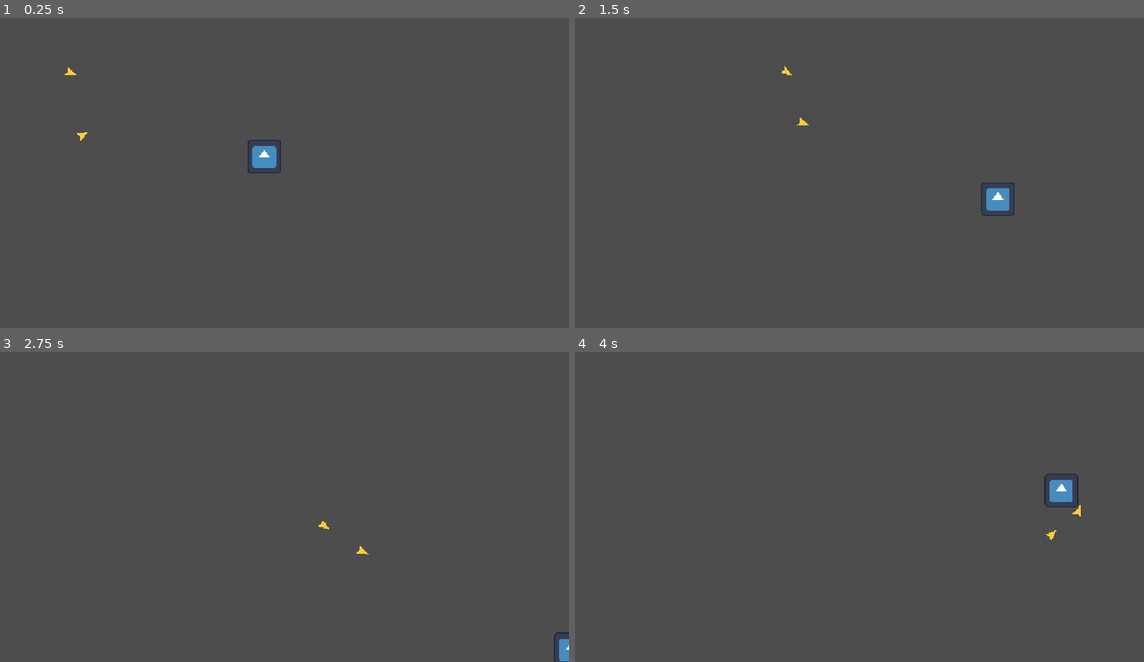
Above: before the commit, frames 1-4 (two rows, left to right).
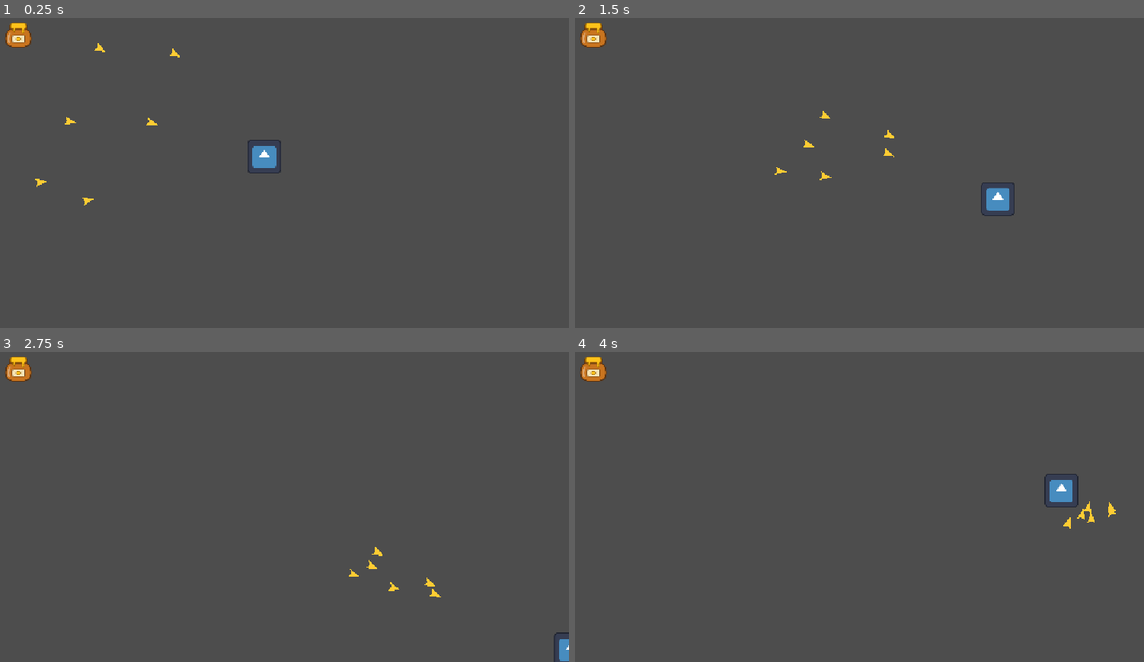
Above: after the commit, the same moments.

Repository: sven-simonsen/bee-game
Game: Godot game, scene res://main.tscn
The game is run twice, just before and just after one commit, with the same random seed, the same clock (stepped at 60 frames per second) and the same inputs. The engine's default icon, where the game draws it, is replaced by a stand-in: a white triangle on a blue panel in a dark square.
Inputs:
- Up to frame 1 (0.25 s): no input
- Up to frame 2 (1.5 s): hold Right (ui_right) 0.53-1.28 s; tap I at 0.6, 1.35 s; hold Down (ui_down) from 1.28 s (still down)
- Up to frame 3 (2.75 s): release Down (ui_down) at 2.03 s; hold Right (ui_right) from 2.03 s (still down); tap I at 2.1 s
- Up to frame 4 (4 s): release Right (ui_right) at 2.78 s; hold Up (ui_up) 2.78-3.53 s; tap I at 2.85, 3.6 s; hold Left (ui_left) from 3.53 s (still down)

The runs differ from the first frame. In frame 1, 0.5% of the frame differs, in the area x 0-32%, y 1-61%; in frame 2, 0.5%; in frame 3, 0.5%, in the area x 0-78%, y 1-80%; in frame 4, 0.5%.

Commit message:
wasd control and bees as scenes

Diff:
--- a/bee.gd
+++ b/bee.gd
@@ -1,6 +1,7 @@
 class_name Bee
 extends Node2D
 
+## Overrides the flock's target when set.
 @export var target: Node2D
 @export var max_speed := 250.0
 @export var max_turn_rate := 2.0
@@ -21,8 +22,9 @@
 
 
 func _process(delta):
-	if target:
-		velocity += SeekAlgo.steer(flock.seek_mode, self, target, delta)
+	var goal := target if target else flock.target
+	if goal:
+		velocity += SeekAlgo.steer(flock.seek_mode, self, goal, delta)
 	position += velocity * delta
 	if velocity.length_squared() > 1.0:
 		rotation = velocity.angle()
--- /dev/null
+++ b/bee_1.tscn
@@ -0,0 +1,12 @@
+[gd_scene format=3 uid="uid://hwyvtyx0pwvu"]
+
+[ext_resource type="Script" uid="uid://bs8ipaumd0c51" path="res://bee.gd" id="1_heh20"]
+
+[node name="Bee1" type="Node2D" unique_id=1011975645 node_paths=PackedStringArray("target") groups=["bees"]]
+script = ExtResource("1_heh20")
+target = NodePath("")
+
+[node name="Arrow" type="Polygon2D" parent="." unique_id=249829487]
+position = Vector2(-1, 0)
+color = Color(1, 0.8, 0.2, 1)
+polygon = PackedVector2Array(14, 0, -8, -8, -4, 0, -8, 8)
--- a/flock.gd
+++ b/flock.gd
@@ -1,5 +1,7 @@
 class_name Flock
 extends Node2D
 
+## Target for bees that have no target of their own.
+@export var target: Node2D
 @export var seek_mode := SeekAlgo.Mode.ARRIVE
 @export var arrive_radius := 120.0
--- /dev/null
+++ b/honeypot.svg
@@ -0,0 +1,13 @@
+<svg xmlns="http://www.w3.org/2000/svg" width="128" height="128" viewBox="0 0 128 128">
+	<!-- pot body -->
+	<path d="M40 40 C16 50 12 80 20 98 C28 118 100 118 108 98 C116 80 112 50 88 40 Z" fill="#c8741f" stroke="#5a3210" stroke-width="4" stroke-linejoin="round"/>
+	<!-- highlight -->
+	<path d="M32 60 C26 72 26 86 30 96" fill="none" stroke="#fff" stroke-opacity="0.35" stroke-width="6" stroke-linecap="round"/>
+	<!-- rim -->
+	<rect x="30" y="28" width="68" height="16" rx="6" fill="#8b4f1d" stroke="#5a3210" stroke-width="4"/>
+	<!-- honey spilling over the rim -->
+	<path d="M34 32 Q34 22 44 22 H84 Q94 22 94 32 V36 Q94 40 90 40 Q86 40 86 44 V56 Q86 60 82 60 Q78 60 78 56 V44 Q78 40 72 40 H56 Q52 40 52 46 V50 Q52 54 48 54 Q44 54 44 50 V44 Q44 40 38 40 Q34 40 34 36 Z" fill="#ffc21a" stroke="#a06a00" stroke-width="3" stroke-linejoin="round"/>
+	<!-- label with honeycomb cell -->
+	<rect x="40" y="68" width="48" height="26" rx="5" fill="#f6e3b4" stroke="#5a3210" stroke-width="3"/>
+	<polygon points="72,81 68,74 60,74 56,81 60,88 68,88" fill="#ffc21a" stroke="#a06a00" stroke-width="2.5" stroke-linejoin="round"/>
+</svg>
--- a/main.tscn
+++ b/main.tscn
@@ -3,7 +3,8 @@
 [ext_resource type="Texture2D" uid="uid://dkbujqmb716f2" path="res://icon.svg" id="1_icon"]
 [ext_resource type="Script" uid="uid://bahrxfcmkniqs" path="res://player.gd" id="2_player"]
 [ext_resource type="Script" uid="uid://cdai4txb7p13c" path="res://flock.gd" id="3_1bvp3"]
-[ext_resource type="Script" uid="uid://bs8ipaumd0c51" path="res://bee.gd" id="3_bee"]
+[ext_resource type="Texture2D" uid="uid://bawp1jyj4bxft" path="res://honeypot.svg" id="4_honeypot"]
+[ext_resource type="PackedScene" uid="uid://hwyvtyx0pwvu" path="res://bee_1.tscn" id="4_lquwl"]
 
 [node name="Main" type="Node2D" unique_id=185248290]
 
@@ -15,25 +16,32 @@
 scale = Vector2(0.5, 0.5)
 texture = ExtResource("1_icon")
 
-[node name="Schwarm1" type="Node2D" parent="." unique_id=129872439]
+[node name="Schwarm1" type="Node2D" parent="." unique_id=129872439 node_paths=PackedStringArray("target")]
 script = ExtResource("3_1bvp3")
+target = NodePath("../Player")
 seek_mode = 1
 
-[node name="Bee1" type="Node2D" parent="Schwarm1" unique_id=1538725887 node_paths=PackedStringArray("target") groups=["bees"]]
-position = Vector2(150, 150)
-script = ExtResource("3_bee")
-target = NodePath("../../Player")
+[node name="Bee1" parent="Schwarm1" unique_id=1011975645 instance=ExtResource("4_lquwl")]
+position = Vector2(347, 114)
 
-[node name="Arrow" type="Polygon2D" parent="Schwarm1/Bee1" unique_id=34624457]
-position = Vector2(-1, 0)
-color = Color(1, 0.8, 0.2, 1)
-polygon = PackedVector2Array(14, 0, -8, -8, -4, 0, -8, 8)
+[node name="Bee2" parent="Schwarm1" unique_id=2092506379 instance=ExtResource("4_lquwl")]
+position = Vector2(206, 104)
 
-[node name="Bee2" type="Node2D" parent="Schwarm1" unique_id=1372333250 node_paths=PackedStringArray("target") groups=["bees"]]
-position = Vector2(172, 300)
-script = ExtResource("3_bee")
-target = NodePath("../Bee1")
+[node name="Bee3" parent="Schwarm1" unique_id=1737169670 instance=ExtResource("4_lquwl")]
+position = Vector2(146, 248)
 
-[node name="Arrow" type="Polygon2D" parent="Schwarm1/Bee2" unique_id=1397565504]
-color = Color(1, 0.8, 0.2, 1)
-polygon = PackedVector2Array(14, 0, -8, -8, -4, 0, -8, 8)
+[node name="Bee4" parent="Schwarm1" unique_id=2069495414 instance=ExtResource("4_lquwl")]
+position = Vector2(90, 379)
+
+[node name="Bee5" parent="Schwarm1" unique_id=1142420348 instance=ExtResource("4_lquwl")]
+position = Vector2(180, 419)
+
+[node name="Bee6" parent="Schwarm1" unique_id=1801283615 instance=ExtResource("4_lquwl")]
+position = Vector2(302, 247)
+
+[node name="HoneyPot" type="Node2D" parent="." unique_id=1082150037]
+position = Vector2(111, 93)
+
+[node name="Sprite2D" type="Sprite2D" parent="HoneyPot" unique_id=754945142]
+scale = Vector2(0.5, 0.5)
+texture = ExtResource("4_honeypot")
--- a/player.gd
+++ b/player.gd
@@ -6,5 +6,5 @@
 
 
 func _process(delta):
-	velocity = Input.get_vector("ui_left", "ui_right", "ui_up", "ui_down") * speed
+	velocity = Input.get_vector("move_left", "move_right", "move_up", "move_down") * speed
 	position += velocity * delta
--- a/project.godot
+++ b/project.godot
@@ -28,6 +28,65 @@
 
 enabled=PackedStringArray("res://addons/GDQuest_GDScript_formatter/plugin.cfg")
 
+[input]
+
+ui_left={
+"deadzone": 0.5,
+"events": Array[InputEvent]([Object(InputEventKey,"resource_local_to_scene":false,"resource_name":"","device":16,"window_id":0,"alt_pressed":false,"shift_pressed":false,"ctrl_pressed":false,"meta_pressed":false,"pressed":false,"keycode":4194319,"physical_keycode":0,"key_label":0,"unicode":0,"location":0,"echo":false,"script":null)
+, Object(InputEventJoypadButton,"resource_local_to_scene":false,"resource_name":"","device":-1,"button_index":13,"pressure":0.0,"pressed":false,"script":null)
+, Object(InputEventJoypadMotion,"resource_local_to_scene":false,"resource_name":"","device":-1,"axis":0,"axis_value":-1.0,"script":null)
+, Object(InputEventKey,"resource_local_to_scene":false,"resource_name":"","device":16,"window_id":0,"alt_pressed":false,"shift_pressed":false,"ctrl_pressed":false,"meta_pressed":false,"pressed":false,"keycode":0,"physical_keycode":65,"key_label":0,"unicode":0,"location":0,"echo":false,"script":null)
+])
+}
+ui_right={
+"deadzone": 0.5,
+"events": Array[InputEvent]([Object(InputEventKey,"resource_local_to_scene":false,"resource_name":"","device":16,"window_id":0,"alt_pressed":false,"shift_pressed":false,"ctrl_pressed":false,"meta_pressed":false,"pressed":false,"keycode":4194321,"physical_keycode":0,"key_label":0,"unicode":0,"location":0,"echo":false,"script":null)
+, Object(InputEventJoypadButton,"resource_local_to_scene":false,"resource_name":"","device":-1,"button_index":14,"pressure":0.0,"pressed":false,"script":null)
+, Object(InputEventJoypadMotion,"resource_local_to_scene":false,"resource_name":"","device":-1,"axis":0,"axis_value":1.0,"script":null)
+, Object(InputEventKey,"resource_local_to_scene":false,"resource_name":"","device":16,"window_id":0,"alt_pressed":false,"shift_pressed":false,"ctrl_pressed":false,"meta_pressed":false,"pressed":false,"keycode":0,"physical_keycode":68,"key_label":0,"unicode":0,"location":0,"echo":false,"script":null)
+])
+}
+ui_up={
+"deadzone": 0.5,
+"events": Array[InputEvent]([Object(InputEventKey,"resource_local_to_scene":false,"resource_name":"","device":16,"window_id":0,"alt_pressed":false,"shift_pressed":false,"ctrl_pressed":false,"meta_pressed":false,"pressed":false,"keycode":4194320,"physical_keycode":0,"key_label":0,"unicode":0,"location":0,"echo":false,"script":null)
+, Object(InputEventJoypadButton,"resource_local_to_scene":false,"resource_name":"","device":-1,"button_index":11,"pressure":0.0,"pressed":false,"script":null)
+, Object(InputEventJoypadMotion,"resource_local_to_scene":false,"resource_name":"","device":-1,"axis":1,"axis_value":-1.0,"script":null)
+, Object(InputEventKey,"resource_local_to_scene":false,"resource_name":"","device":16,"window_id":0,"alt_pressed":false,"shift_pressed":false,"ctrl_pressed":false,"meta_pressed":false,"pressed":false,"keycode":0,"physical_keycode":87,"key_label":0,"unicode":0,"location":0,"echo":false,"script":null)
+])
+}
+ui_down={
+"deadzone": 0.5,
+"events": Array[InputEvent]([Object(InputEventKey,"resource_local_to_scene":false,"resource_name":"","device":16,"window_id":0,"alt_pressed":false,"shift_pressed":false,"ctrl_pressed":false,"meta_pressed":false,"pressed":false,"keycode":4194322,"physical_keycode":0,"key_label":0,"unicode":0,"location":0,"echo":false,"script":null)
+, Object(InputEventJoypadButton,"resource_local_to_scene":false,"resource_name":"","device":-1,"button_index":12,"pressure":0.0,"pressed":false,"script":null)
+, Object(InputEventJoypadMotion,"resource_local_to_scene":false,"resource_name":"","device":-1,"axis":1,"axis_value":1.0,"script":null)
+, Object(InputEventKey,"resource_local_to_scene":false,"resource_name":"","device":16,"window_id":0,"alt_pressed":false,"shift_pressed":false,"ctrl_pressed":false,"meta_pressed":false,"pressed":false,"keycode":0,"physical_keycode":83,"key_label":0,"unicode":0,"location":0,"echo":false,"script":null)
+])
+}
+move_left={
+"deadzone": 0.2,
+"events": [Object(InputEventKey,"resource_local_to_scene":false,"resource_name":"","device":-1,"window_id":0,"alt_pressed":false,"shift_pressed":false,"ctrl_pressed":false,"meta_pressed":false,"pressed":false,"keycode":0,"physical_keycode":4194319,"key_label":0,"unicode":0,"location":0,"echo":false,"script":null)
+, Object(InputEventKey,"resource_local_to_scene":false,"resource_name":"","device":-1,"window_id":0,"alt_pressed":false,"shift_pressed":false,"ctrl_pressed":false,"meta_pressed":false,"pressed":false,"keycode":0,"physical_keycode":65,"key_label":0,"unicode":0,"location":0,"echo":false,"script":null)
+]
+}
+move_right={
+"deadzone": 0.2,
+"events": [Object(InputEventKey,"resource_local_to_scene":false,"resource_name":"","device":-1,"window_id":0,"alt_pressed":false,"shift_pressed":false,"ctrl_pressed":false,"meta_pressed":false,"pressed":false,"keycode":0,"physical_keycode":4194321,"key_label":0,"unicode":0,"location":0,"echo":false,"script":null)
+, Object(InputEventKey,"resource_local_to_scene":false,"resource_name":"","device":-1,"window_id":0,"alt_pressed":false,"shift_pressed":false,"ctrl_pressed":false,"meta_pressed":false,"pressed":false,"keycode":0,"physical_keycode":68,"key_label":0,"unicode":0,"location":0,"echo":false,"script":null)
+]
+}
+move_up={
+"deadzone": 0.2,
+"events": [Object(InputEventKey,"resource_local_to_scene":false,"resource_name":"","device":-1,"window_id":0,"alt_pressed":false,"shift_pressed":false,"ctrl_pressed":false,"meta_pressed":false,"pressed":false,"keycode":0,"physical_keycode":4194320,"key_label":0,"unicode":0,"location":0,"echo":false,"script":null)
+, Object(InputEventKey,"resource_local_to_scene":false,"resource_name":"","device":-1,"window_id":0,"alt_pressed":false,"shift_pressed":false,"ctrl_pressed":false,"meta_pressed":false,"pressed":false,"keycode":0,"physical_keycode":87,"key_label":0,"unicode":0,"location":0,"echo":false,"script":null)
+]
+}
+move_down={
+"deadzone": 0.2,
+"events": [Object(InputEventKey,"resource_local_to_scene":false,"resource_name":"","device":-1,"window_id":0,"alt_pressed":false,"shift_pressed":false,"ctrl_pressed":false,"meta_pressed":false,"pressed":false,"keycode":0,"physical_keycode":4194322,"key_label":0,"unicode":0,"location":0,"echo":false,"script":null)
+, Object(InputEventKey,"resource_local_to_scene":false,"resource_name":"","device":-1,"window_id":0,"alt_pressed":false,"shift_pressed":false,"ctrl_pressed":false,"meta_pressed":false,"pressed":false,"keycode":0,"physical_keycode":83,"key_label":0,"unicode":0,"location":0,"echo":false,"script":null)
+]
+}
+
 [physics]
 
 3d/physics_engine="Jolt Physics"
Not shown, added: honeypot.svg.import
